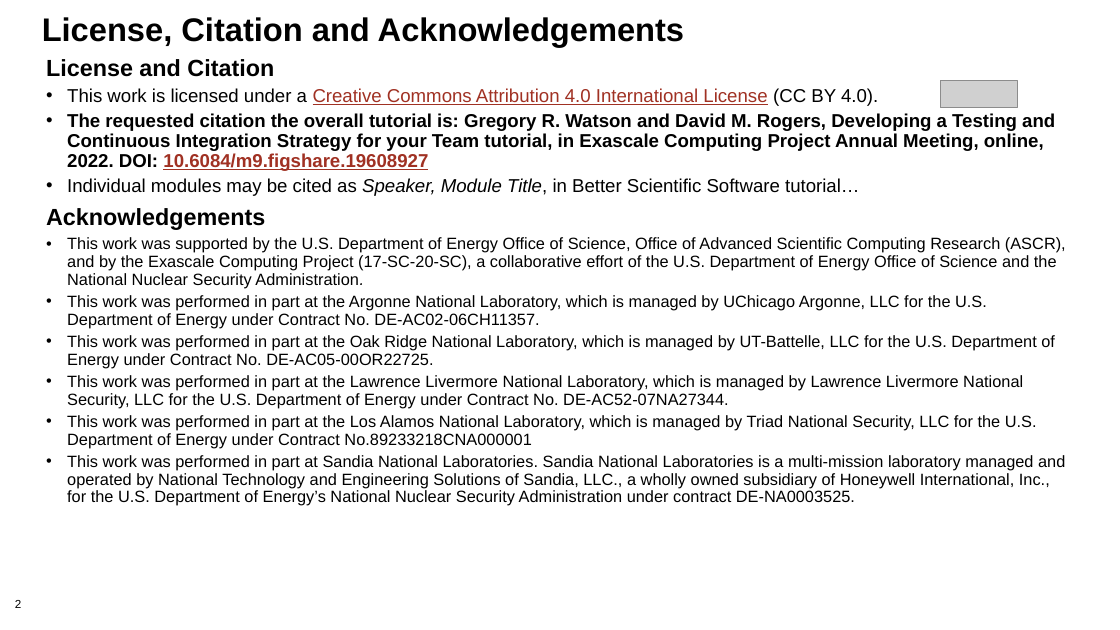
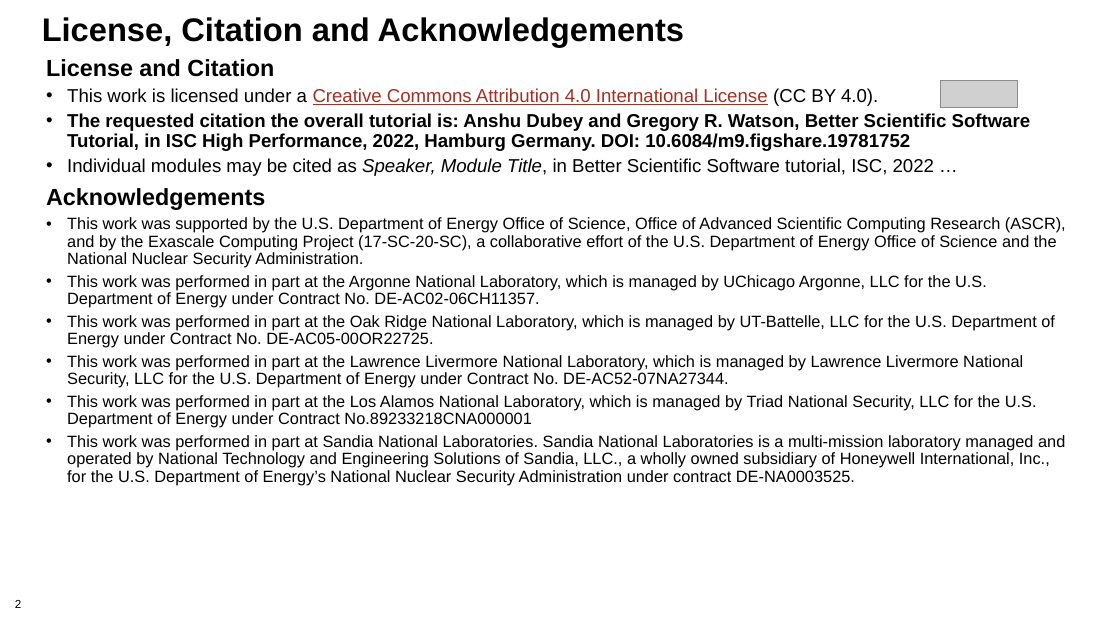
Before and after one commit to bssw-tutorial/presentations, a slide deck: slide 2 of intro.pptx. Drawn at 1120x630 pixels with LibreOffice and Linux fonts; fonts in the diff are those of the drawing; grey boxes stand for pictures; background and template pictures are left out. Boxes give left, top, right and bottom in pixels: in the first picture for what was removed or moved away, otherwise in the second. Text is boxed around its words. In the diff, an @@ line names an element or a change of style, - is before the commit and + after.

```diff
--- a/intro.pptx
+++ b/intro.pptx
@@ text at (67,113,1031,176): text changed @@
-• The requested citation the overall tutorial is: Gregory R. Watson and David M. Rogers, Developing a Testing and Continuous Integration Strategy for your Team tutorial, in Exascale Computing Project Annual Meeting, online, 2022. DOI: 10.6084/m9.figshare.19608927
-• Individual modules may be cited as Speaker, Module Title, in Better Scientific Software tutorial…
+• The requested citation the overall tutorial is: Anshu Dubey and Gregory R. Watson, Better Scientific Software Tutorial, in ISC High Performance, 2022, Hamburg Germany. DOI: 10.6084/m9.figshare.19781752
+• Individual modules may be cited as Speaker, Module Title, in Better Scientific Software tutorial, ISC, 2022 …
```
Also in this commit, not shown: 4 other slides changed, 6 other files.
